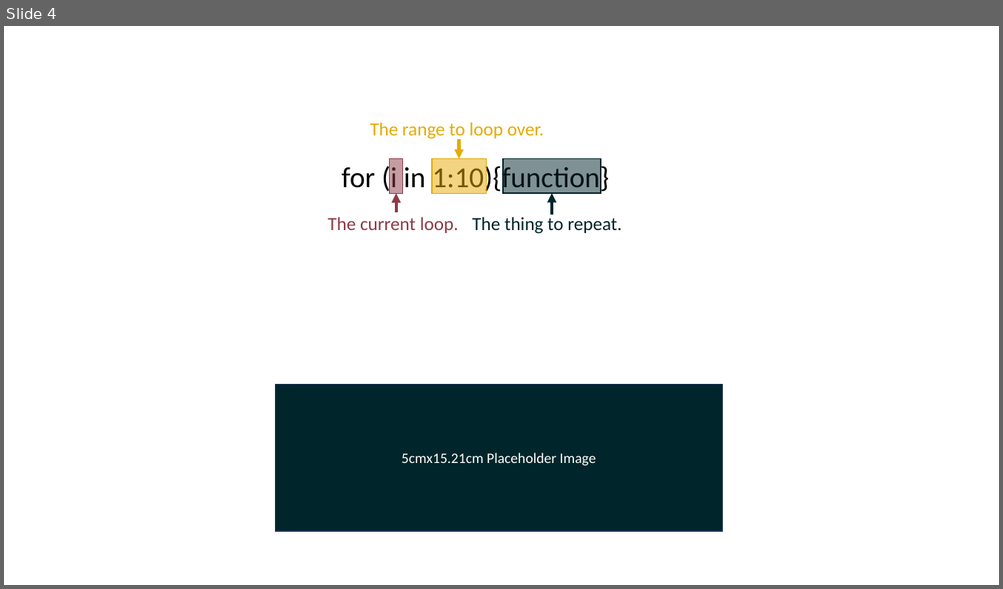
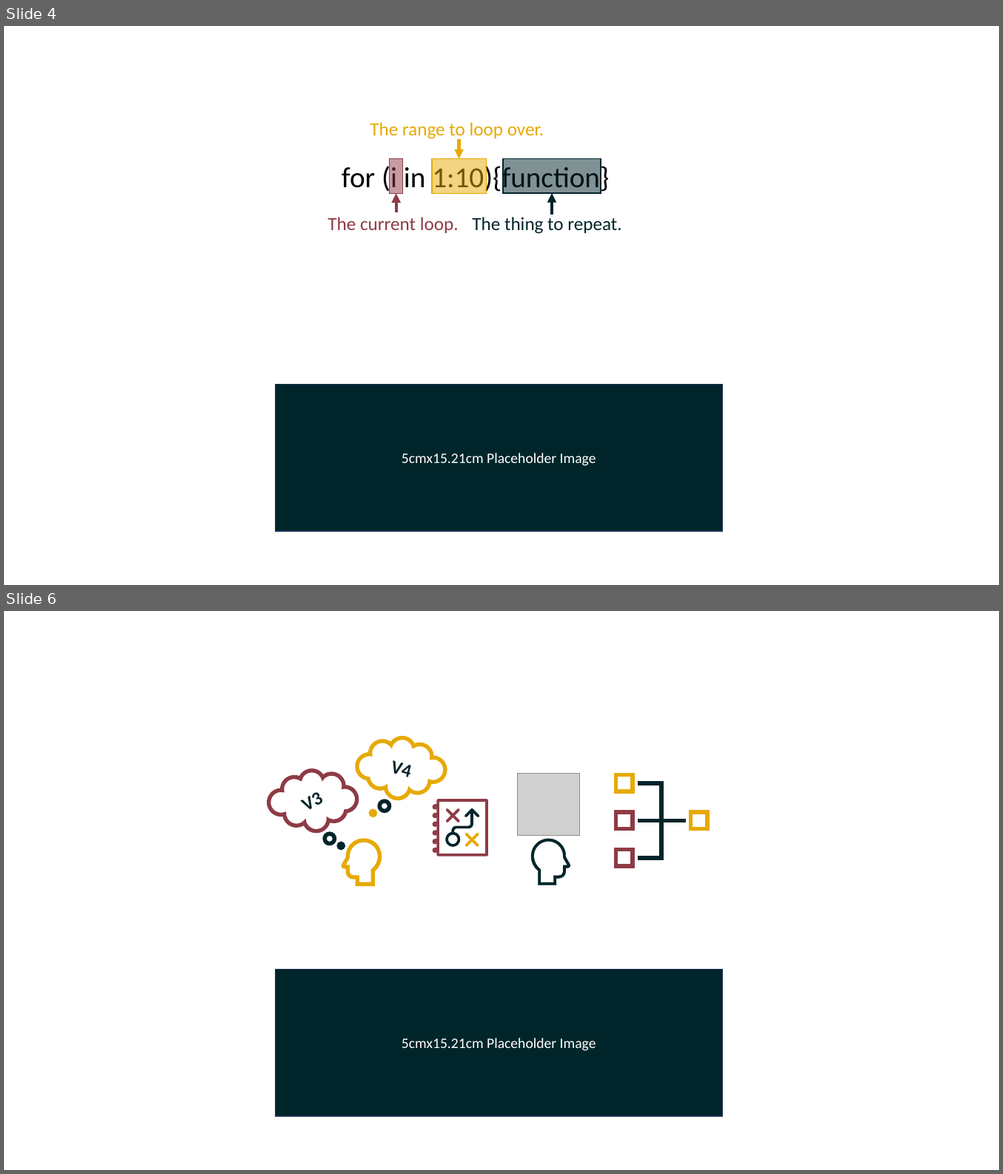
Before and after one commit to add-am/website, a slide deck: docs/images/listing_images.pptx. Shown one above the other, each under a label of ours: slide 4 before the commit, slides 4 and 6 after it; the slides between them are not shown. The pictures are 1003x589 and 1003x1174 pixels, drawn with LibreOffice and Linux fonts; fonts in the diff are those of the drawing; grey boxes stand for pictures. Boxes give left, top, right and bottom in pixels: in the first picture for what was removed or moved away, otherwise in the second. Text is boxed around its words. In the diff, an @@ line names an element or a change of style, - is before the commit and + after.

```diff
--- a/docs/images/listing_images.pptx
+++ b/docs/images/listing_images.pptx
@@ slide 6 added at box(4, 611, 999, 1170), background #FFFFFF @@
@@ group added at box(267, 736, 708, 886): 17 freeform shapes, 2 texts, 1 picture @@
+V3
+V4
@@ rectangle added at box(276, 970, 723, 1117), fill #00252A, outline #1E3256 1 pt, 14 pt, text #FFFFFF @@
+5cmx15.21cm Placeholder Image
```
Also in this commit, not shown: 1 other slide added, 32 other files.
